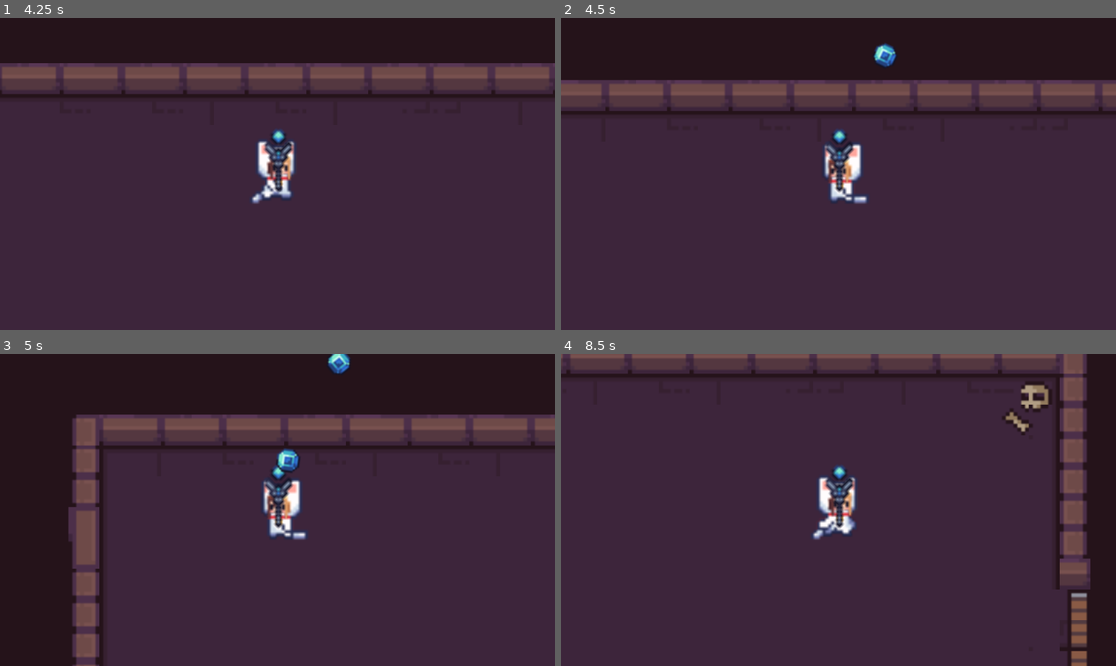
Above: before the commit, frames 1-4 (two rows, left to right).
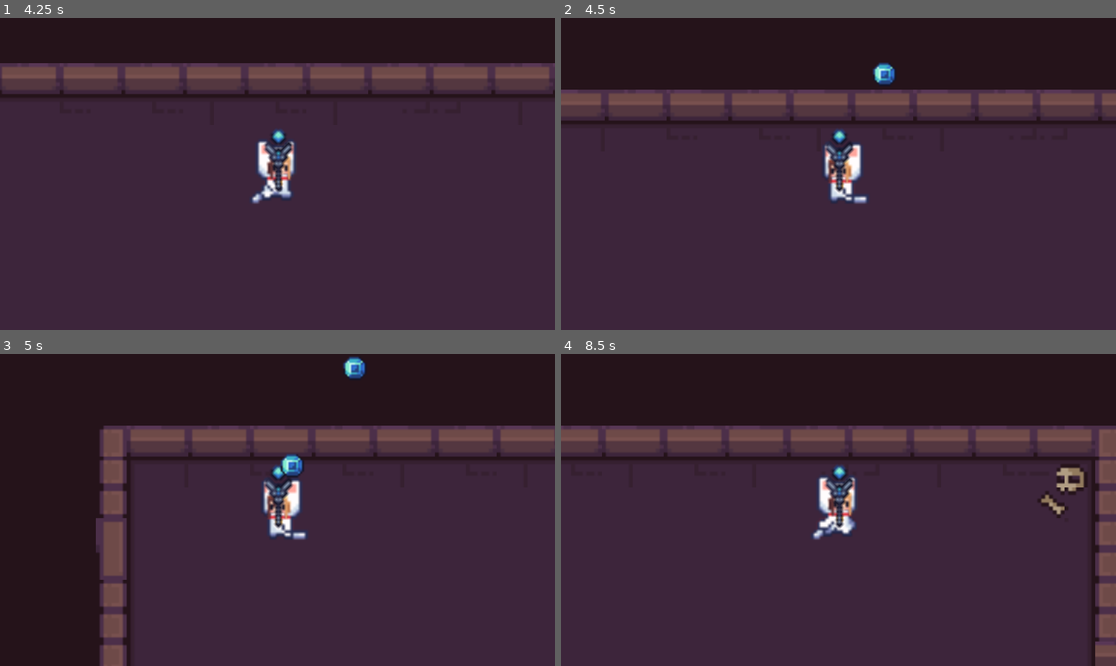
Above: after the commit, the same moments.

Repository: 50002/TaitajaRaSeKo25
Game: Godot game, scene res://start.tscn
Two runs of this game, one before a commit and one after it. Both use one fixed random seed, a clock stepped at 60 frames per second and the inputs below.
Inputs:
- Up to frame 1 (4.25 s): click "Start" at 0.5 s; tap Enter (Attack) at 1.25, 2.75 s; hold D (RIGHT) 1.28-2.03 s; hold Enter (Attack) 1.28-2.03 s; tap Space (Dash) at 2, 2.1, 3.5, 3.6 s; hold S (DOWN) 2.03-2.78 s; hold D (RIGHT) 2.78-3.53 s; hold Enter (Attack) 2.78-3.53 s; hold W (UP) from 3.53 s (still down)
- Up to frame 2 (4.5 s): release W (UP) at 4.28 s; hold A (LEFT) from 4.28 s (still down); hold Enter (Attack) from 4.28 s (still down)
- Up to frame 3 (5 s): keep holding A (LEFT); keep holding Enter (Attack)
- Up to frame 4 (8.5 s): release Enter (Attack) at 5.03 s; tap Space (Dash) at 5.1, 6.6, 8.1 s; release A (LEFT) at 5.78 s; hold S (DOWN) 5.78-6.53 s; hold Enter (Attack) 5.78-6.53 s; hold D (RIGHT) 6.53-7.28 s; hold W (UP) 7.28-8.03 s; hold Enter (Attack) 7.28-8.03 s; hold D (RIGHT) from 8.03 s (still down)

Frame 1 is identical in both runs. In frame 2, 9.6% of the frame differs, in the area x 0-100%, y 8-35%; in frame 3, 16%; in frame 4, 29%, in the area x 0-100%, y 0-100%.

Commit message:
Bullet tweak

Diff:
--- a/new-game-project/Bullet.tscn
+++ b/new-game-project/Bullet.tscn
@@ -3,14 +3,13 @@
 [ext_resource type="Script" path="res://point_light_2d.gd" id="1_ebkf4"]
 [ext_resource type="Texture2D" uid="uid://cimmbirja3cck" path="res://pixil-frame-0(4).png" id="1_y8cbq"]
 
-[sub_resource type="CircleShape2D" id="CircleShape2D_ua64l"]
+[sub_resource type="CircleShape2D" id="CircleShape2D_sreom"]
 radius = 7.0
 
 [node name="RigidBody2D" type="RigidBody2D"]
+collision_layer = 6
+collision_mask = 6
 script = ExtResource("1_ebkf4")
-
-[node name="CollisionShape2D" type="CollisionShape2D" parent="."]
-shape = SubResource("CircleShape2D_ua64l")
 
 [node name="Sprite2D" type="Sprite2D" parent="."]
 texture = ExtResource("1_y8cbq")
@@ -22,4 +21,12 @@
 one_shot = true
 autostart = true
 
+[node name="HitArea" type="Area2D" parent="."]
+collision_layer = 6
+collision_mask = 6
+
+[node name="CollisionShape2D" type="CollisionShape2D" parent="HitArea"]
+shape = SubResource("CircleShape2D_sreom")
+
 [connection signal="timeout" from="despawn" to="." method="_on_despawn_timeout"]
+[connection signal="body_entered" from="HitArea" to="." method="_on_hit_area_body_entered"]
--- a/new-game-project/point_light_2d.gd
+++ b/new-game-project/point_light_2d.gd
@@ -17,3 +17,7 @@
 
 func _on_despawn_timeout() -> void:
 	queue_free()
+
+
+func _on_hit_area_body_entered(body: Node2D) -> void:
+	queue_free()
